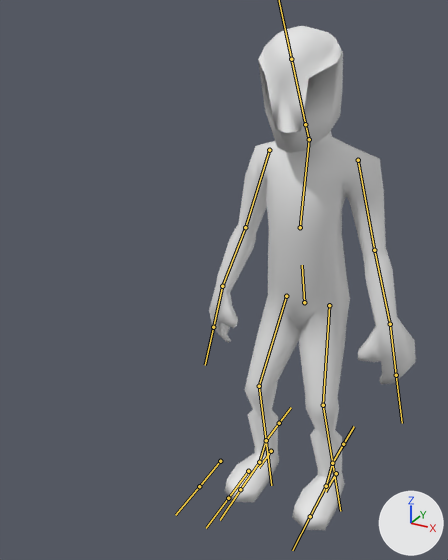
An edit to the FBX model fgx_transmission_entry/Assets/Models/basicJamppa.fbx, drawn before and after from the same camera.
Rendered twice from a camera (50 mm lens) standing at (0.73, -1.93, 1.79) and looking at (-0.15, -0.33, 0.99). The lights are fixed; the arrows at lower right show +X, +Y and +Z. The bones that bend it are drawn over the model as lines.

The first picture shows 'pelaaja'.
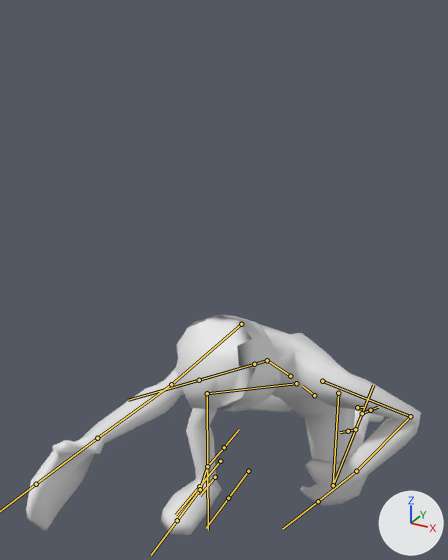
The newer file adds an action. The first version stands in its rest pose; the second is drawn at frame 16 of the action 'Armature|swingDown'.

Pixel boxes [x1, y1, x2, y2] of what changed, in the pictures (448 x 560 px):
'pelaaja', posed (90% wider, 56% shorter): before [209, 26, 416, 530]; after [26, 315, 421, 535]
bone 'lowBody', root to tip: before (304, 302) to (302, 265); after (314, 395) to (302, 386)
bone 'highBody', root to tip: before (300, 227) to (309, 140); after (290, 376) to (267, 360)
bone 'neck', root to tip: before (309, 139) to (305, 124); after (267, 360) to (254, 364)
bone 'armUp.L', root to tip: before (358, 160) to (374, 250); after (322, 381) to (410, 416)
bone 'armLow.L', root to tip: before (374, 250) to (390, 324); after (410, 416) to (356, 471)
bone 'armUp.R', root to tip: before (269, 150) to (245, 227); after (241, 324) to (171, 384)
bone 'hand.R', root to tip: before (222, 286) to (213, 327); after (97, 438) to (36, 484)
bone 'legUp.L', root to tip: before (329, 305) to (323, 405); after (338, 393) to (333, 485)
bone 'legLow.L', root to tip: before (323, 405) to (332, 463); after (333, 485) to (355, 429)
bone 'legUp.R', root to tip: before (286, 296) to (259, 386); after (296, 383) to (207, 393)
bone 'legLow.R', root to tip: before (259, 386) to (266, 440); after (207, 393) to (207, 466)
bone 'legControl.L', root to tip: before (336, 473) to (325, 491); after (357, 407) to (363, 407)
bone 'legControl.R', root to tip: before (271, 451) to (259, 467); after (215, 477) to (200, 495)

What the commit changed:
Bone 'lowBody' (bone_lowbody) moves from (0.0, 0.0, 0.0) to (0.22, -1.08, 0.36).
Bone 'lowBody' (bone_lowbody) turns from (0, 0, 0) to (33, 2, 2) degrees about its own x, y and z.
Bone 'highBody' (bone_highbody) turns from (0, 0, 0) to (27, -19, -13) degrees about its own x, y and z.
Bone 'neck' (bone_neck) turns from (0, 0, 0) to (-14, 4, 5) degrees about its own x, y and z.
Bone 'armUp.L' (bone_armup_l) turns from (0, 0, 0) to (22, 10, -28) degrees about its own x, y and z.
Bone 'armLow.L' (bone_armlow_l) turns from (0, 0, 0) to (-101, -11, 25) degrees about its own x, y and z.
Bone 'armUp.R' (bone_armup_r) turns from (0, 0, 0) to (-128, 27, -11) degrees about its own x, y and z.
Bone 'hand.R' (bone_hand_r) turns from (0, 0, 0) to (-2, 43, 6) degrees about its own x, y and z.
Bone 'legUp.L' (bone_legup_l) turns from (0, 0, 0) to (-29, -2, -3) degrees about its own x, y and z.
Bone 'legLow.L' (bone_leglow_l) turns from (0, 0, 0) to (66, -6, 10) degrees about its own x, y and z.
Bone 'legUp.R' (bone_legup_r) turns from (0, 0, 0) to (-45, 47, 66) degrees about its own x, y and z.
Bone 'legLow.R' (bone_leglow_r) turns from (0, 0, 0) to (42, 17, -36) degrees about its own x, y and z.
Bone 'legControl.L' (bone_legcontrol_l) moves from (0.0, 0.0, 0.0) to (-0.04, -0.59, 0.67).
Bone 'legControl.L' (bone_legcontrol_l) turns from (0, 0, 0) to (-149, 0, 0) degrees about its own x, y and z.
Bone 'legControl.R' (bone_legcontrol_r) moves from (0.0, 0.0, 0.0) to (0.41, 0.81, 0.0).
